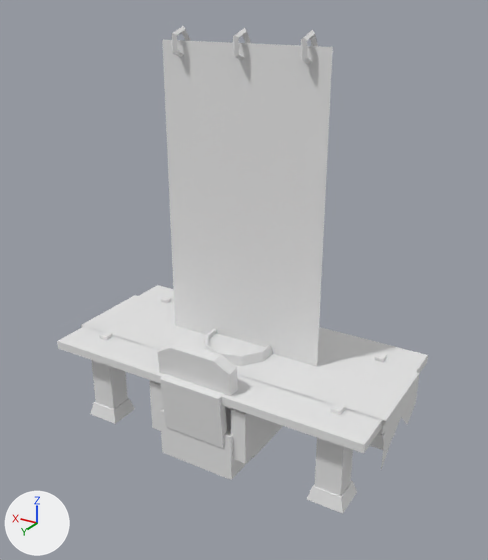
What one commit did to the FBX model Assets/FBX/Deco.fbx.
Both versions are drawn from a 50 mm camera at (-1.87, 3.06, 2.52) aimed at (-0.09, 0.08, 1.04). The lights are fixed; the arrows at lower left show +X, +Y and +Z. Vertices at the same position are counted once.

The scene before the commit, as lines of its bpy script (objects in view):
```python
me_cube_021 = bpy.data.meshes.new('Cube.021')
me_cube_021.from_pydata(...)  # 104 vertices, 72 faces; spans x -0.25..0.25, y -0.25..0.25, z -0.25..0.25
me_cube_021.materials.append(mat_material_001)  # white #e7e7e7
me_cube_025 = bpy.data.meshes.new('Cube.025')
me_cube_025.from_pydata(...)  # 156 vertices, 154 faces; spans x -1.02..1.02, y -0.5..0.5, z 0.0..0.57
me_cube_025.materials.append(mat_material_001)  # white #e7e7e7
me_cube_028 = bpy.data.meshes.new('Cube.028')
me_cube_028.from_pydata(...)  # 48 vertices, 34 faces; spans x -0.32..0.322, y 0.0..0.526, z 0.0..0.738
me_cube_028.materials.append(mat_material_001)  # white #e7e7e7
me_mesh = bpy.data.meshes.new('Mesh')
me_mesh.from_pydata(...)  # 260 vertices, 262 faces; spans x -0.242..0.242, y -0.254..0.253, z -0.303..0.303
me_mesh.materials.append(mat_material_001)  # white #e7e7e7
me_plane_018 = bpy.data.meshes.new('Plane.018')
me_plane_018.from_pydata(...)  # 74 vertices, 66 faces; spans x -0.5..0.5, y -0.12..0.04, z 0.21..2.35
me_plane_018.materials.append(mat_material_001)  # white #e7e7e7
ob_banner = bpy.data.objects.new('Banner', me_plane_018)
ob_banner.location = (0.0, 0.0, 0.0)
ob_barrel = bpy.data.objects.new('Barrel', me_mesh)
ob_barrel.location = (0.0, 0.0, 0.303)
ob_chair = bpy.data.objects.new('Chair', me_cube_028)
ob_chair.location = (0.0, 0.0, 0.0)
ob_crate = bpy.data.objects.new('Crate', me_cube_021)
ob_crate.location = (0.0, 0.0, 0.25)
ob_table = bpy.data.objects.new('Table', me_cube_025)
ob_table.location = (0.0, 0.0, 0.0)
```
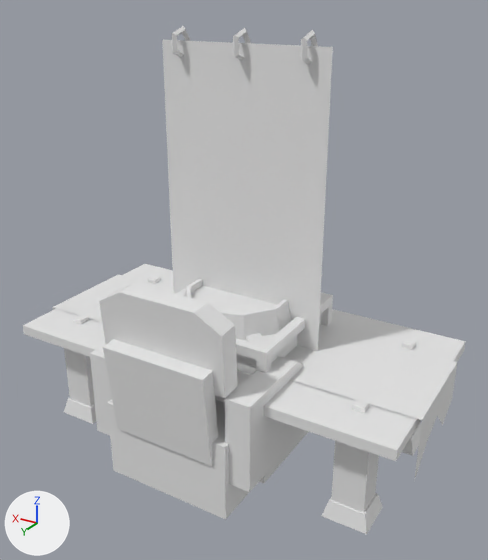
Where the change shows, as pixel boxes (x1, y1, x2, y2) in the pictures (488 x 560 px):
'Table', mesh rescaled (19% wider, 18% taller): before (57, 285, 428, 514); after (23, 264, 466, 534)
'Chair', mesh rescaled (62% wider, 71% taller): before (149, 342, 281, 480); after (90, 283, 304, 520)
'Barrel', reshaped, moved (53% wider, 63% taller): before (204, 329, 273, 366); after (185, 279, 291, 340)
'Crate', mesh rescaled, moved: before (252, 425, 283, 458); after (176, 288, 333, 483)

Edits to the bpy script that builds the scene:
```text
Change me_cube_028:
    where me_cube_028.from_pydata(...)  # 48 vertices, 34 faces; spans x -0.32..0.322, y 0.0..0.526, z 0.0..0.738
    used by ob_chair; location = (0.0, 0.0, 0.0)
    me_cube_028 part 2: the whole mesh is scaled about the mesh origin by 1.57
Change me_cube_025:
    where me_cube_025.from_pydata(...)  # 156 vertices, 154 faces; spans x -1.02..1.02, y -0.5..0.5, z 0.0..0.57
    used by ob_table; location = (0.0, 0.0, 0.0)
    me_cube_025 part 4: the whole mesh is scaled about the mesh origin by 1.18
Change me_cube_021:
    where me_cube_021.from_pydata(...)  # 104 vertices, 72 faces; spans x -0.25..0.25, y -0.25..0.25, z -0.25..0.25
    used by ob_crate; location = (0.0, 0.0, 0.25)
    me_cube_021 part 3: the whole mesh is scaled about its middle by 1.66, then moved by (0.0, 0.0, 0.414)
Change me_mesh:
    where me_mesh.from_pydata(...)  # 260 vertices, 262 faces; spans x -0.242..0.242, y -0.254..0.253, z -0.303..0.303
    used by ob_barrel; location = (0.0, 0.0, 0.303)
    me_mesh part 1: the whole mesh is multiplied about its middle by the matrix ((1.515, 0.0, 0.0), (0.0, 1.515, 0.0), (0.0, 0.0, 1.515)), then moved by (0.0, 0.0, 0.459)
Change ob_crate:
    ob_crate.location: (0.0, 0.0, 0.25) -> (0.0, 0.0, 0.0)
Change ob_barrel:
    ob_barrel.location: (0.0, 0.0, 0.303) -> (0.0, 0.0, 0.0)
```
